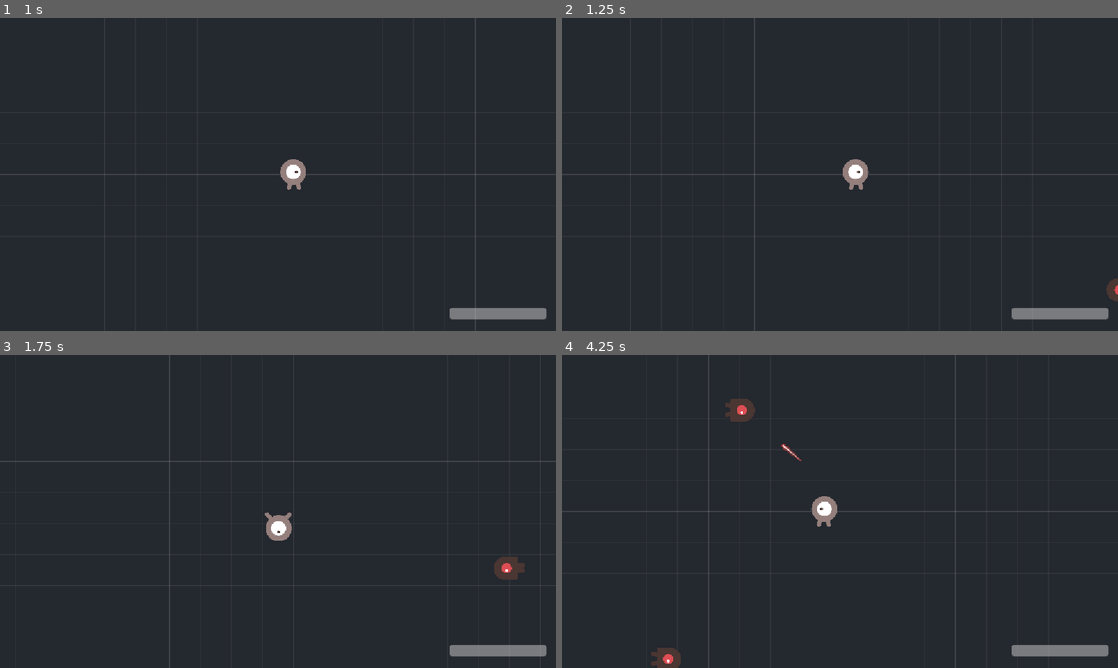
Above: before the commit, frames 1-4 (two rows, left to right).
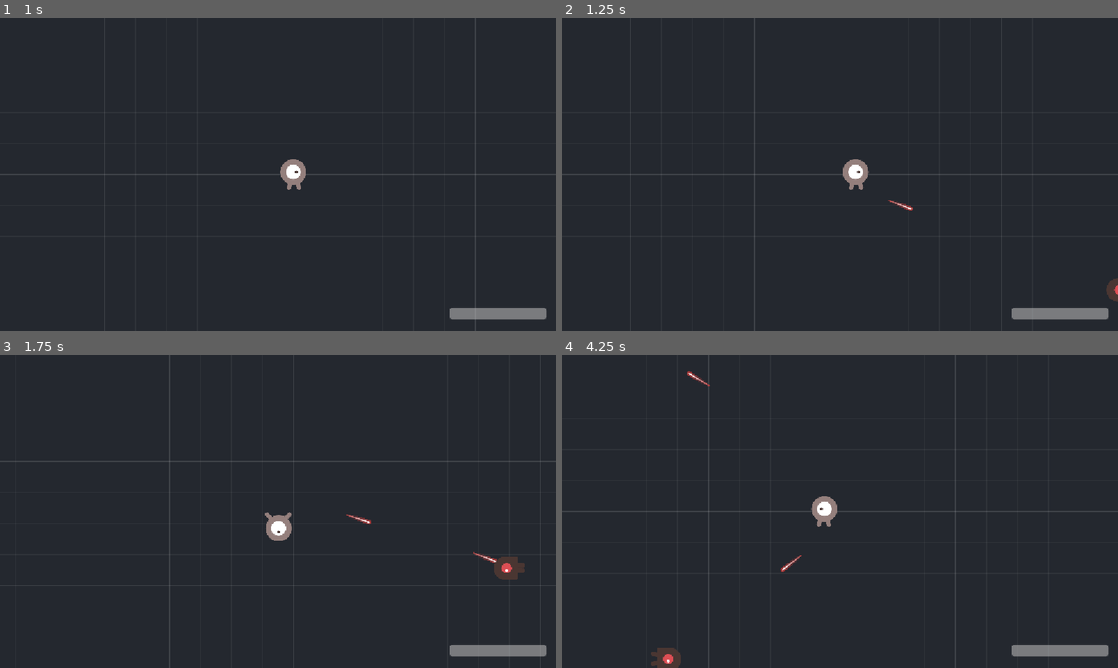
Above: after the commit, the same moments.

Repository: NielsHoekzema07/arena-survival
Game: Godot game, scene res://scenes/main/main.tscn
Same seed, same stepped clock (60 frames per second), same inputs: the game is played once before the commit and once after it.
Inputs:
- Up to frame 1 (1 s): tap Enter at 0.5 s; hold D (move_right) from 0.53 s (still down)
- Up to frame 2 (1.25 s): keep holding D (move_right)
- Up to frame 3 (1.75 s): tap Space at 1.25 s; release D (move_right) at 1.28 s; hold S (move_down) from 1.28 s (still down)
- Up to frame 4 (4.25 s): release S (move_down) at 2.03 s; hold D (move_right) 2.03-2.78 s; hold W (move_up) 2.78-3.53 s; hold A (move_left) from 3.53 s (still down)

Frame 1 is identical in both runs. In frame 2, less than 0.1% of the frame differs, in the area x 58-64%, y 58-62%; in frame 3, 0.1%; in frame 4, 0.5%, in the area x 22-44%, y 5-70%.

Commit message:
Wapenbereik terug naar 700
Sluit weer aan op de spawn_afstand van de spawner, zodat vijanden worden
beschoten zodra ze in beeld komen.

Co-Authored-By: Claude Opus 5 <noreply@anthropic.com>

Diff:
--- a/scenes/player/weapon.gd
+++ b/scenes/player/weapon.gd
@@ -11,7 +11,7 @@
 @export var bullet_scene: PackedScene
 
 ## Seconden tussen twee schoten.
-@export var vuur_interval: float = 1:
+@export var vuur_interval: float = 0.5:
 	set(waarde):
 		vuur_interval = maxf(waarde, 0.05)
 		if is_instance_valid(_timer):
@@ -19,7 +19,7 @@
 
 ## Maximale afstand waarop nog geschoten wordt. Vijanden verder weg worden
 ## genegeerd, zodat je niet op iets buiten beeld staat te vuren.
-@export var bereik: float = 400.0
+@export var bereik: float = 700.0
 
 var _timer: Timer
 
